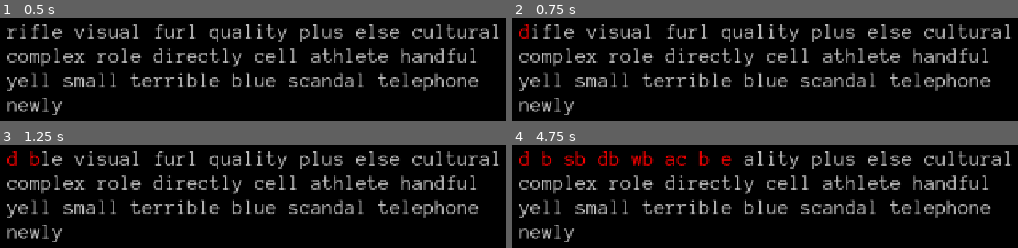
Above: before the commit, frames 1-4 (two rows, left to right).
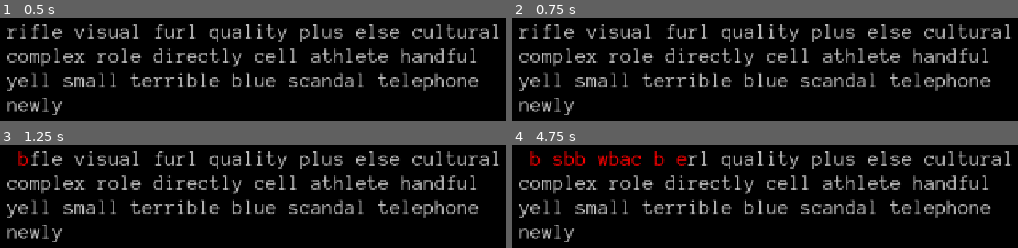
Above: after the commit, the same moments.

Repository: 7Bpencil/drochetype
Game: Godot game, scene res://Scenes/Main.tscn
The game is run twice, just before and just after one commit, with the same random seed, the same clock (stepped at 60 frames per second) and the same inputs.
Inputs:
- Up to frame 1 (0.5 s): no input
- Up to frame 2 (0.75 s): tap Enter at 0.5 s; hold D from 0.53 s (still down); tap Backspace at 0.6 s
- Up to frame 3 (1.25 s): keep holding D; tap Space at 0.77 s; tap B at 0.8 s
- Up to frame 4 (4.75 s): tap Space at 1.25, 1.52, 2.75, 3.02, 3.77, 4.25, 4.52 s; release D at 1.28 s; hold S 1.28-2.03 s; tap B at 1.35, 2.3, 2.85, 3.8 s; tap Backspace at 1.55, 2.1, 3.05, 4.55 s; tap Enter at 2, 3.5 s; hold D 2.03-2.78 s; hold W 2.78-3.53 s; hold A from 3.53 s (still down); tap C at 3.6 s; tap E at 4.35 s

Frame 1 is identical in both runs. In frame 2, 0.2% of the frame differs, in the area x 1-4%, y 5-21%; in frame 3, 0.6%; in frame 4, 2.6%, in the area x 1-46%, y 5-24%.

Commit message:
backspace removes wrong letter

Diff:
--- a/Scripts/Main.gd
+++ b/Scripts/Main.gd
@@ -111,6 +111,13 @@
         if event.is_released():
             is_shift_held = false
 
+    if event_keycode == KEY_BACKSPACE and event.is_pressed():
+        input_letter_index -= 1
+        var goal_char = goal_text[input_letter_index]
+        var letter = letters[input_letter_index]
+        letter.label_settings = letter_settigs_goal
+        letter.text = goal_char
+
     if event.is_pressed() and keys.has(event_keycode):
         var key = keys[event_keycode]
         var key_char = key[1] if is_shift_held else key[0]
